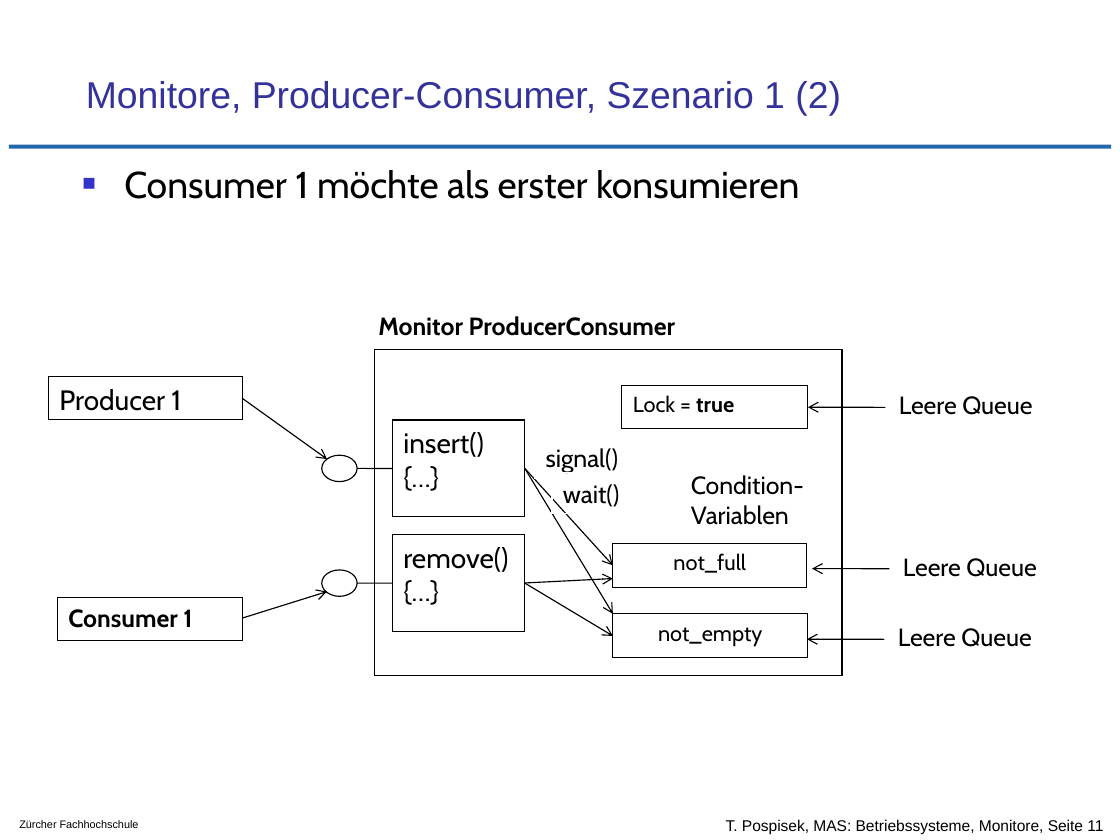
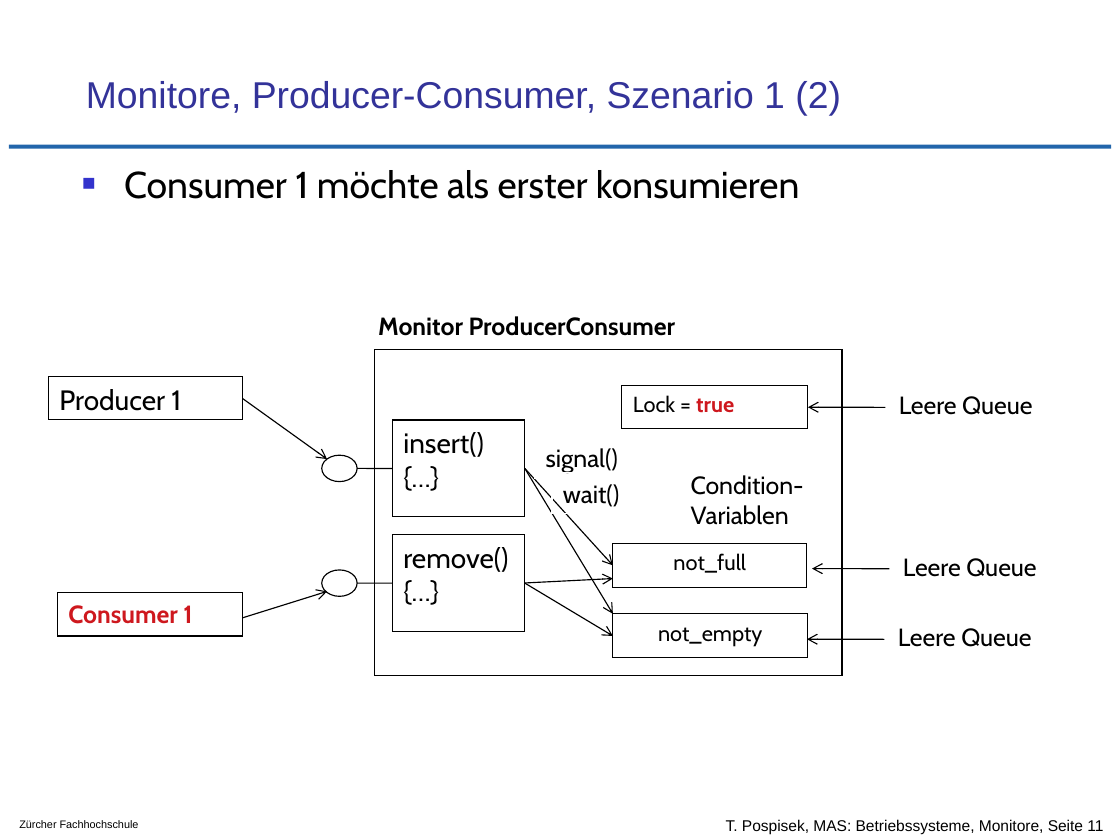
Before and after one commit to tpo/betriebssysteme, a slide deck: slide 11 of 08_Koordination_und_Synchronisation_Monitore.odp. Drawn at 1120x840 pixels with LibreOffice and Linux fonts; fonts in the diff are those of the drawing; background and template pictures are left out. Boxes give left, top, right and bottom in pixels: in the first picture for what was removed or moved away, otherwise in the second. Text is boxed around its words. In the diff, an @@ line names an element or a change of style, - is before the commit and + after.

```diff
--- a/08_Koordination_und_Synchronisation_Monitore.odp
+++ b/08_Koordination_und_Synchronisation_Monitore.odp
@@ rectangle "Lock = true" at bbox=[622, 385, 808, 429]: text colour #000000 to #CE181E in "true" @@
@@ rectangle "Consumer 1": place and size @@
-rectangle "Consumer 1" at bbox=[57, 597, 242, 641]
+rectangle "Consumer 1" at bbox=[57, 592, 242, 636]
@@ rectangle "Consumer 1" at bbox=[57, 592, 242, 636]: text colour #000000 to #CE181E @@
```
Also in this commit, not shown: 12 other slides changed, 1 other file.
